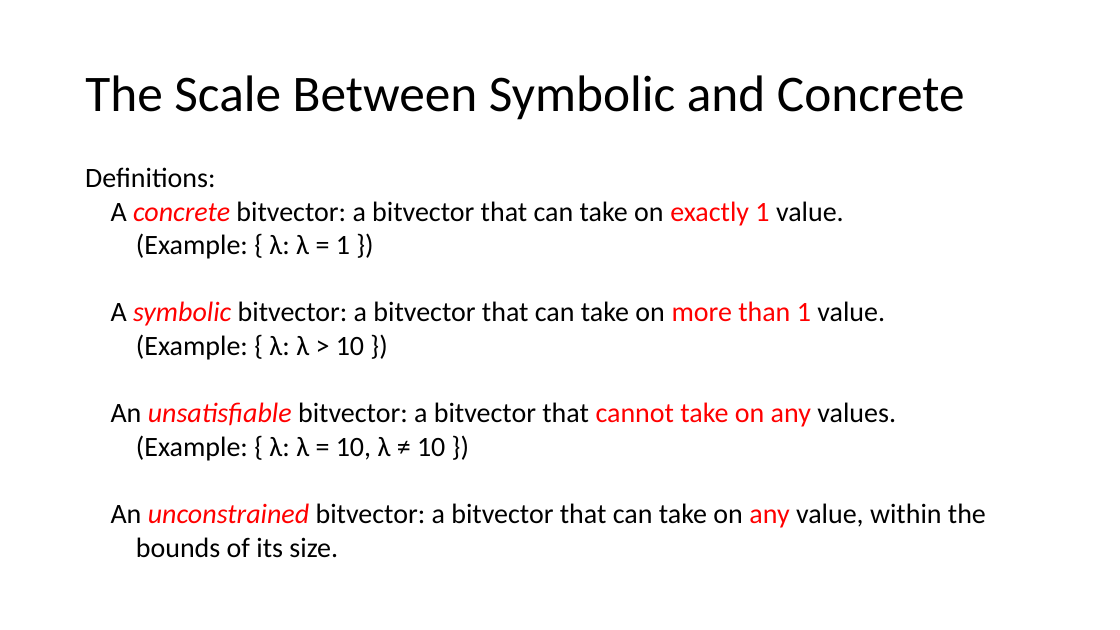
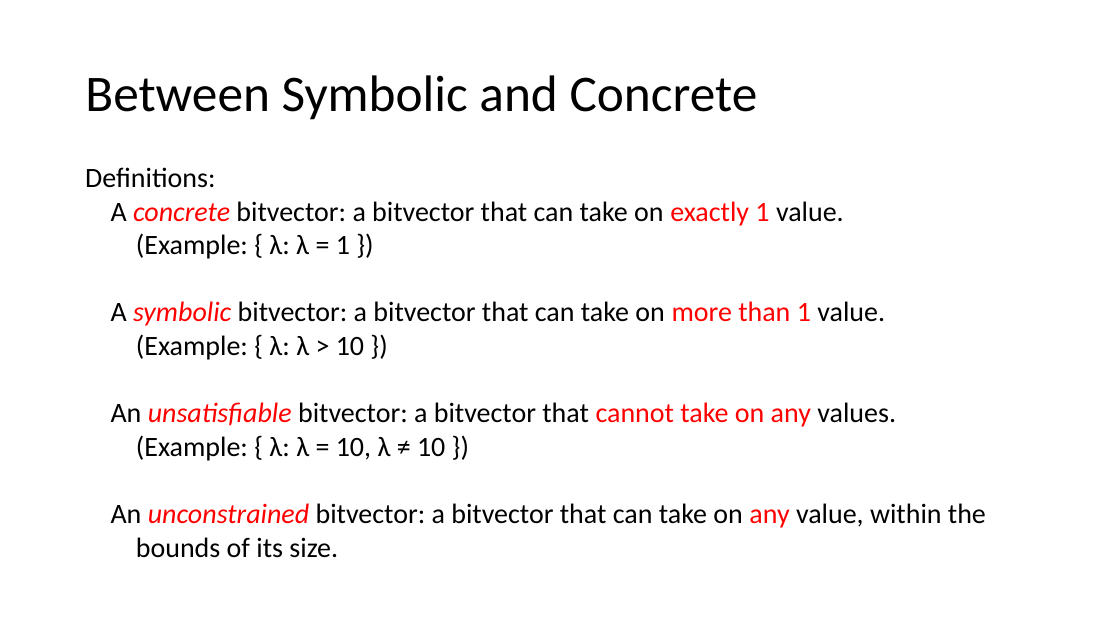
Before and after one commit to jakespringer/angr_ctf, a slide deck: slide 48 of SymbolicExecution.pptx. Drawn at 1120x630 pixels with LibreOffice and Linux fonts; fonts in the diff are those of the drawing. Boxes give left, top, right and bottom in pixels: in the first picture for what was removed or moved away, otherwise in the second. Text is boxed around its words. In the diff, an @@ line names an element or a change of style, - is before the commit and + after.

```diff
--- a/SymbolicExecution.pptx
+++ b/SymbolicExecution.pptx
@@ title at box(85, 75, 758, 120): text changed @@
-The Scale Between Symbolic and Concrete
+Between Symbolic and Concrete
```
Also in this commit, not shown: 12 other slides changed, 21 slides added.
